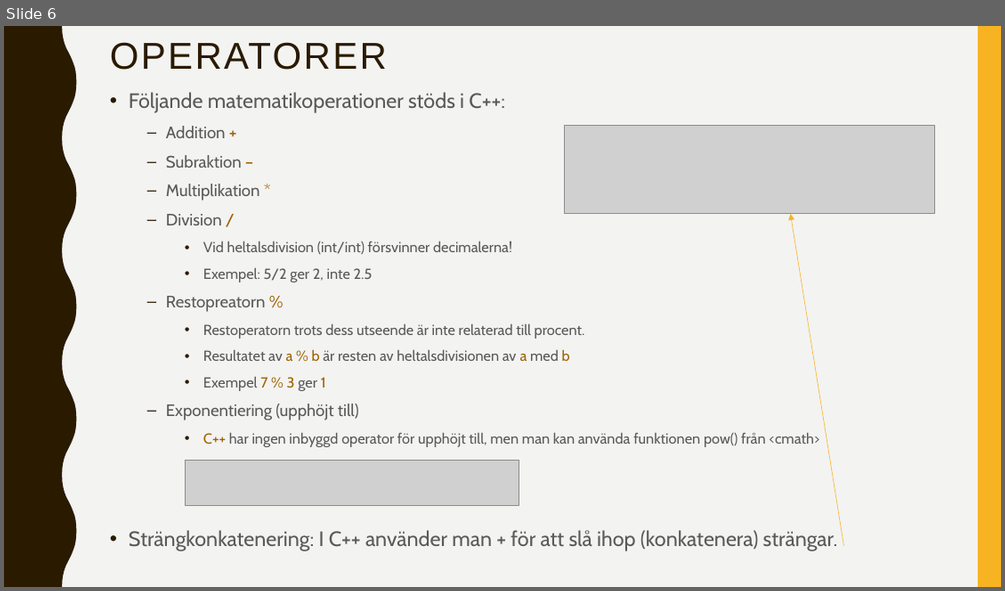
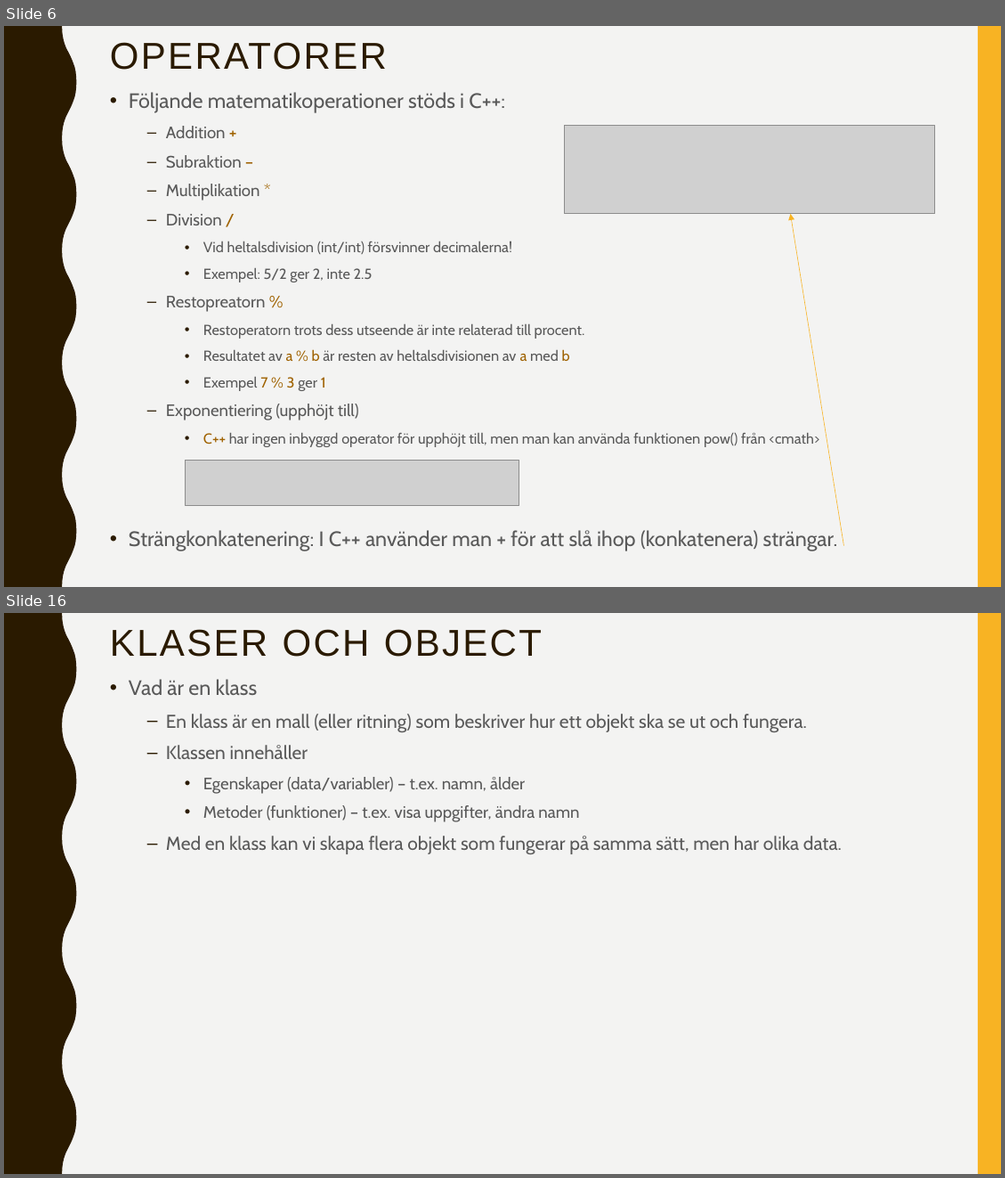
Before and after one commit to abbindustrigymnasium/hitachigymnasiet-250s-programmingexercises-programmering1-2025, a slide deck: C++/C++.pptx. Shown one above the other, each under a label of ours: slide 6 before the commit, slides 6 and 16 after it; the slides between them are not shown. The pictures are 1005x591 and 1005x1178 pixels, drawn with LibreOffice and Linux fonts; fonts in the diff are those of the drawing; grey boxes stand for pictures. Boxes give left, top, right and bottom in pixels: in the first picture for what was removed or moved away, otherwise in the second. Text is boxed around its words. In the diff, an @@ line names an element or a change of style, - is before the commit and + after.

```diff
--- a/C++/C++.pptx
+++ b/C++/C++.pptx
@@ slide 16 added at bbox=[4, 613, 1001, 1174], background #F3F3F2; not listed: 2 template elements that a slide beside it also shows @@
@@ title added at bbox=[110, 629, 542, 657], 36 pt, text #2A1A00 @@
+KLASER OCH OBJECT
@@ text added at bbox=[129, 679, 841, 854], 18 pt, text #595959 @@
+• Vad är en klass
+  – En klass är en mall (eller ritning) som beskriver hur ett objekt ska se ut och fungera.
+  – Klassen innehåller
+    • Egenskaper (data/variabler) – t.ex. namn, ålder
+    • Metoder (funktioner) – t.ex. visa uppgifter, ändra namn
+  – Med en klass kan vi skapa flera objekt som fungerar på samma sätt, men har olika data.
```
Also in this commit, not shown: 12 slides changed, 2 other slides added, 3 slides removed, 1 other file.
